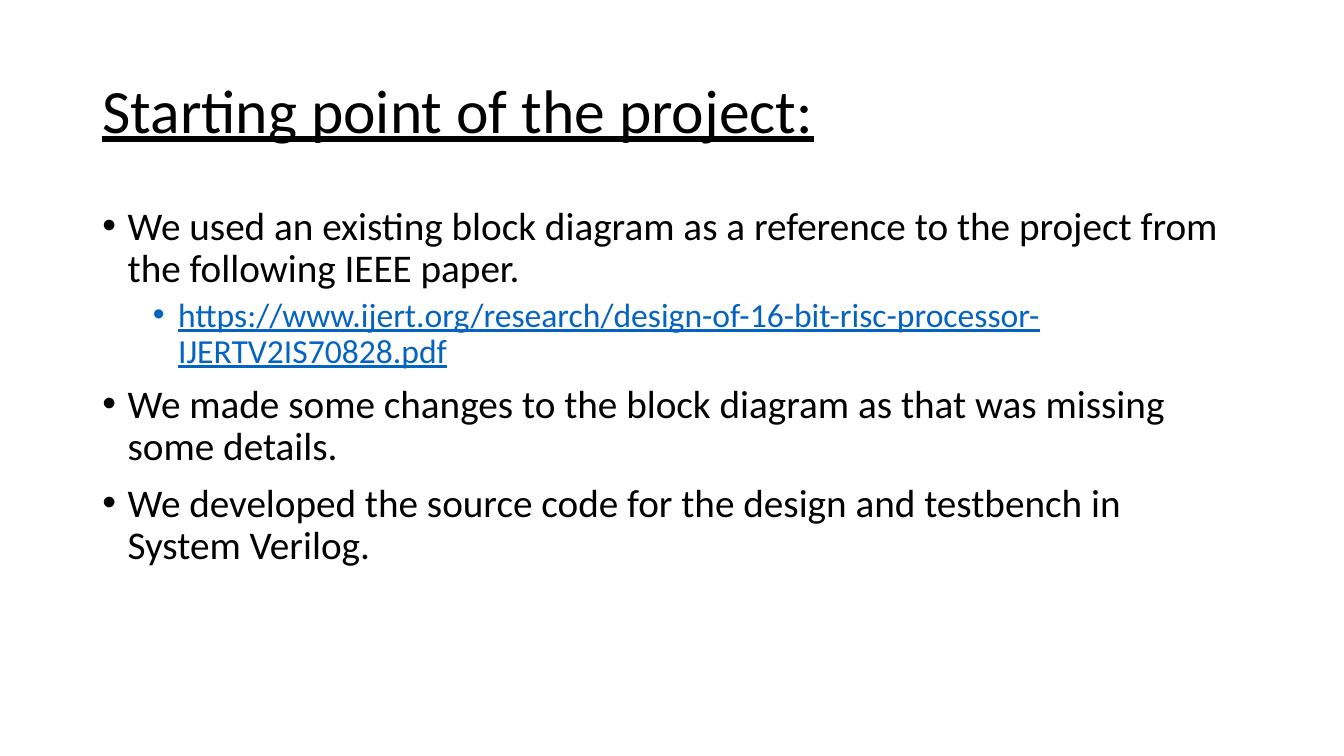
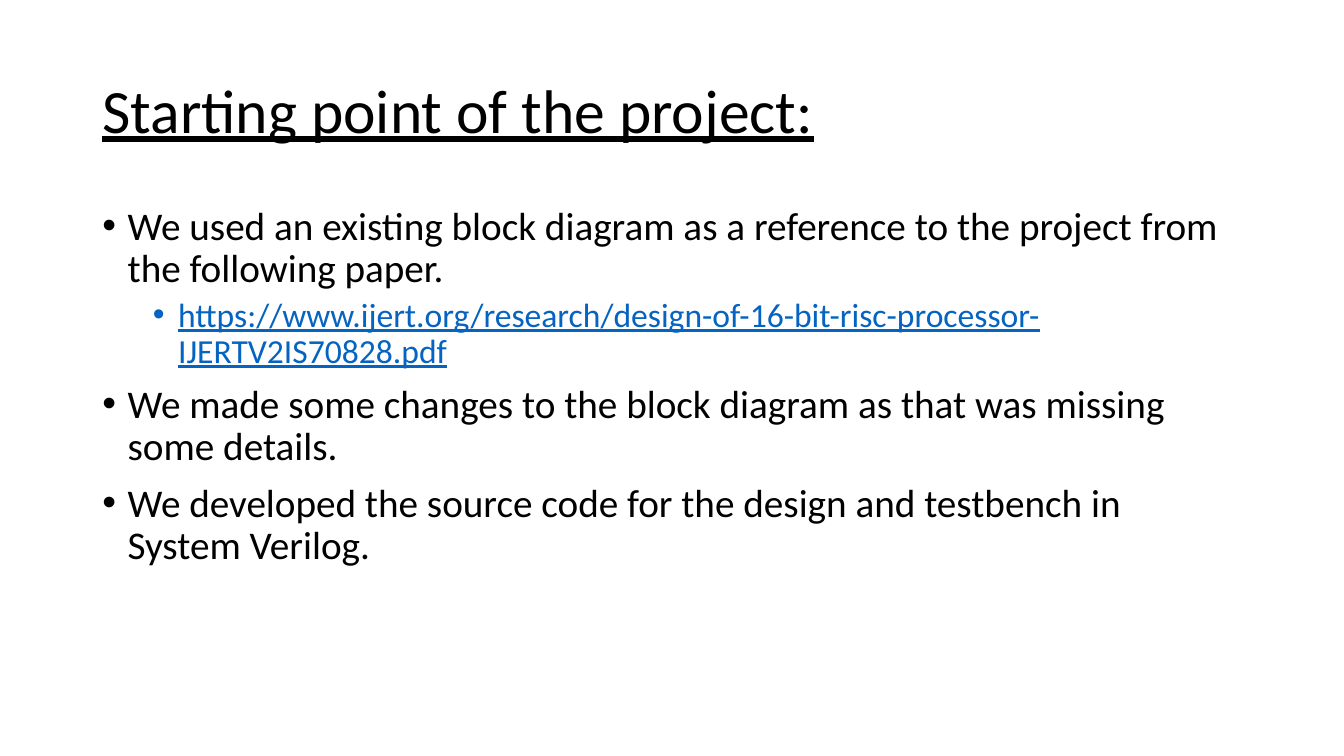
Before and after one commit to srilven/svfinal_risc, a slide deck: slide 2 of SV_final_project_ppt.pptx. Drawn at 1344x756 pixels with LibreOffice and Linux fonts; fonts in the diff are those of the drawing. Boxes give left, top, right and bottom in pixels: in the first picture for what was removed or moved away, otherwise in the second. Text is boxed around its words. In the diff, an @@ line names an element or a change of style, - is before the commit and + after.

```diff
--- a/SV_final_project_ppt.pptx
+++ b/SV_final_project_ppt.pptx
@@ text at bbox=[128, 212, 1218, 289]: text changed @@
-• We used an existing block diagram as a reference to the project from the following IEEE paper.
+• We used an existing block diagram as a reference to the project from the following paper.
```
Also in this commit, not shown: 3 other slides changed, 2 slides added, 1 slide removed.
